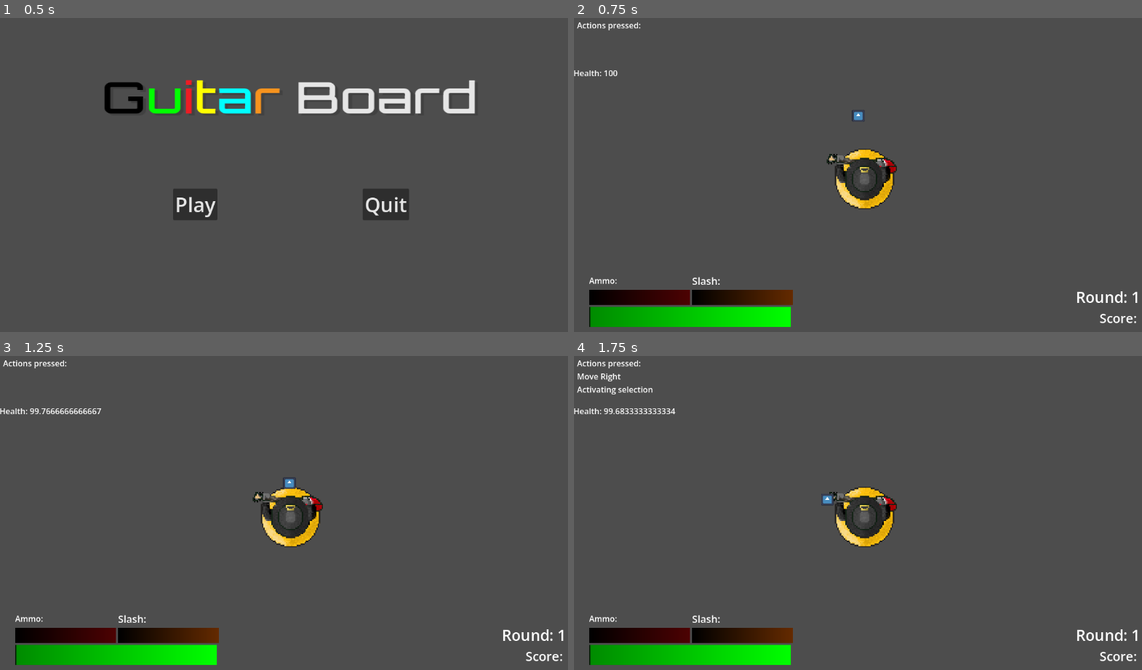
Above: before the commit, frames 1-4 (two rows, left to right).
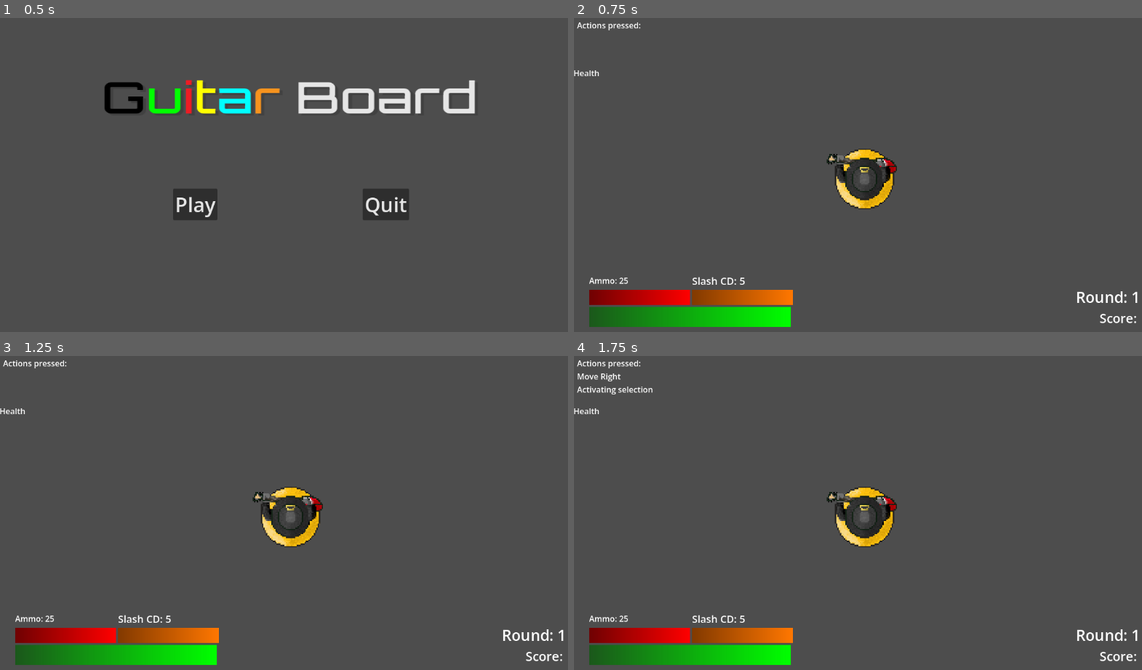
Above: after the commit, the same moments.

Repository: Rhyslan/GuitarBoard_Game
Game: Godot game, scene res://scenes/title/title_screen.tscn
Same seed, same stepped clock (60 frames per second), same inputs: the game is played once before the commit and once after it. The engine's default icon, where the game draws it, is replaced by a stand-in: a white triangle on a blue panel in a dark square.
Inputs:
- Up to frame 1 (0.5 s): no input
- Up to frame 2 (0.75 s): click "Play" at 0.5 s
- Up to frame 3 (1.25 s): no input
- Up to frame 4 (1.75 s): hold D (Right) from 1.28 s (still down); hold Left (Attack) from 1.28 s (still down); tap Space (Jump) at 1.52 s; tap 2 (Beam) at 1.55 s

Frame 1 is identical in both runs. In frame 2, 3.0% of the frame differs, in the area x 2-52%, y 16-99%; in frame 3, 3.2%, in the area x 2-53%, y 16-99%; in frame 4, 3.2%.

Commit message:
Minor fixes and UI integration

Diff:
--- a/guitar-board/entities/enemies/enemies.gd
+++ b/guitar-board/entities/enemies/enemies.gd
@@ -1,14 +1,15 @@
-extends CharacterBody2D
+class_name Mob extends CharacterBody2D
 # EnemyLogic all here, use as script for all enemies
 # Change variables (hp, etc) for individual enemies
 
-# health = hits to die
 @export var health := 2.0
 @export var dmg_per_sec := 1.0
 
-@onready var player = get_node("/root/Test/Player")
+@onready var player := get_node("/root/Test/Player")
+
+
 #follows player position
-func _physics_process(delta):
+func _physics_process(delta: float):
 	var direction = global_position.direction_to(player.global_position)
 	velocity = direction * 300.0
 	move_and_slide()
--- a/guitar-board/entities/player/beam.gd
+++ b/guitar-board/entities/player/beam.gd
@@ -1,4 +1,4 @@
-extends ShapeCast2D
+class_name Beam extends ShapeCast2D
 
 @export var dmg_per_sec := 1.0
 
--- a/guitar-board/entities/player/bullet.gd
+++ b/guitar-board/entities/player/bullet.gd
@@ -1,6 +1,6 @@
-extends Area2D
+class_name Bullet extends Area2D
 
-@export var speed = 750
+@export var speed := 750
 
 func _physics_process(delta: float) -> void:
 	position -= transform.y * speed * delta
--- a/guitar-board/entities/player/player.gd
+++ b/guitar-board/entities/player/player.gd
@@ -1,35 +1,73 @@
-extends CharacterBody2D
+class_name Player extends CharacterBody2D
 
 
-@export var Bullet : PackedScene
+@export var ui: GameUI
+@export var max_health := 100.0
 
-# Movement
-@export var speed = 400.0
-@export var rot_speed = 5.0
-var rot_vel = 0
-var health = 100
+@export_category("Movement")
+@export var speed := 400.0
+@export var rot_speed := 5.0
 
-# Actions
-var selectedActions = {
+@export_category("Actions")
+@export var max_bullet_count := 25
+@export var max_beam_amount := 100
+@export var beam_deplete_rate := 5
+@export var beam_refill_rate := 2
+@export var slash_cooldown := 5
+@export var dash_cooldown := 2
+@export var max_shield_amount := 100
+@export var shield_deplete_rate := 5
+@export var shield_refill_rate := 2
+
+var rot_vel := 0.0
+var health := max_health
+var selectedActions := {
 	"gun": false,
 	"beam": false,
 	"slash": false,
 	"dash": false,
 	"shield": false
 }
-@export var gun_amount = 25
-@export var beam_amount = 50
-@export var beam_deplete_rate = 5
-@export var beam_refill_rate = 2
-@export var slash_cooldown = 5
-@export var dash_cooldown = 2
-@export var shield_amount = 20
-@export var shield_deplete_rate = 5
-@export var shield_refill_rate = 2
 
-@onready var slash_area = $Slash
+var reloading := false
+var beam_state := "refil"
 
-func get_input():
+@onready var bullets_remaining: float = max_bullet_count
+@onready var beam_remaining: float = max_beam_amount
+@onready var shield_remaining: float = max_shield_amount
+@onready var bullet := preload("res://entities/player/bullet.tscn")
+@onready var beam := $Beam
+@onready var slash := $Slash
+@onready var attack_spawn := $AttackSpawn
+
+
+func _ready() -> void:
+	ui.set_max_values(max_health, max_shield_amount, max_beam_amount)
+
+
+func _physics_process(delta: float) -> void:
+	ui.update_display(health, round(bullets_remaining), beam_remaining, shield_remaining, slash_cooldown)
+	get_input(delta)
+	move_and_slide()
+
+	if reloading:
+		if bullets_remaining < max_bullet_count:
+			bullets_remaining += 5 * delta
+
+		if bullets_remaining >= max_bullet_count:
+			reloading = false
+
+	#everything the player hits
+	for i in get_slide_collision_count():
+		var collision = get_slide_collision(i)
+		var collider = collision.get_collider()
+
+		if collider.get_class() == "CharacterBody2D":
+				if (collider as CharacterBody2D).is_in_group("mobs"):
+					get_hit(collider.dmg_per_sec * delta)
+
+
+func get_input(delta: float):
 	# Rotation
 	rot_vel = Input.get_axis("Spin Left", "Spin Right")
 	rotation += deg_to_rad(rot_vel * rot_speed)
@@ -44,41 +82,74 @@
 	selectedActions["slash"] = Input.is_action_pressed("Slash")
 	selectedActions["dash"] = Input.is_action_pressed("Dash")
 	selectedActions["shield"] = Input.is_action_pressed("Shield")
+
 	if Input.is_action_just_pressed("Jump"):
 		jump()
+
 	if Input.is_action_just_pressed("Reload"):
-		reload()
+		reloading = true
 
 	if Input.is_action_just_pressed("Attack"):
 		if selectedActions["gun"]:
-			gun()
+			shoot()
 		if selectedActions["slash"]:
-			slash()
+			do_slash()
 		if selectedActions["dash"]:
 			dash()
+
 	if Input.is_action_pressed("Attack"):
 		if selectedActions["beam"]:
-			$Beam.set_is_casting(true)
+			beam.set_is_casting(true)
+			beam_deplete(delta)
 		else:
-			$Beam.set_is_casting(false)
+			beam.set_is_casting(false)
+			beam_refil(delta)
+
 		if selectedActions["shield"]:
 			shield()
 	else:
-		$Beam.set_is_casting(false)
+		beam.set_is_casting(false)
+		beam_refil(delta)
 
 func jump():
 	print("jumped")
 
 
-func gun():
-	var b = Bullet.instantiate()
-	self.get_parent().add_child(b)
-	b.transform = $AttackSpawn.global_transform
+func shoot():
+	if bullets_remaining > 0 and not reloading:
+		var b = bullet.instantiate()
+		self.get_parent().add_child(b)
+		b.transform = attack_spawn.global_transform
+		bullets_remaining -= 1
+
+		if bullets_remaining < 0:
+			bullets_remaining = 0
+	elif reloading:
+		# Put currently reloading warning here
+		print("currently reloading")
+	else:
+		# Put reload warning here
+		print("need to reload")
 
 
-func slash():
-	slash_area.visible = true
-	get_tree().create_timer(0.1).timeout.connect(func(): slash_area.visible = false)
+func beam_deplete(delta: float):
+	if beam_remaining > 0.0 and beam.is_casting:
+		beam_remaining -= beam_deplete_rate * delta
+
+		if beam_remaining < 0.0:
+			beam_remaining = 0.0
+
+
+func beam_refil(delta: float):
+	if beam_remaining <= max_beam_amount and not beam.is_casting:
+		beam_remaining += beam_refill_rate * delta
+
+		if beam_remaining > max_beam_amount:
+			beam_remaining = max_beam_amount
+
+
+func do_slash():
+	slash.attack()
 
 
 func dash():
@@ -87,11 +158,6 @@
 
 func shield():
 	print("holding shield")
-
-
-func reload():
-	print("Starting reload")
-
 
 
 func get_hit(health_lost):
@@ -106,17 +172,3 @@
 func game_over():
 	health = 0
 	print("Game Over!")
-
-
-func _physics_process(delta: float) -> void:
-	get_input()
-	move_and_slide()
-
-	#everything the player hits
-	for i in get_slide_collision_count():
-		var collision = get_slide_collision(i)
-		var collider = collision.get_collider()
-
-		if collider.get_class() == "CharacterBody2D":
-				if (collider as CharacterBody2D).is_in_group("mobs"):
-					get_hit(collider.dmg_per_sec * delta)
--- a/guitar-board/entities/player/slash.gd
+++ b/guitar-board/entities/player/slash.gd
@@ -1,7 +1,11 @@
-extends Area2D
+class_name Slash extends Area2D
 
+var mobs := []
 
-var mobs = []
+func _physics_process(_delta: float) -> void:
+	if visible and len(mobs) > 0:
+		for mob in mobs:
+			mob.take_damage(3)
 
 
 func _on_body_entered(body: Node2D) -> void:
@@ -14,7 +18,6 @@
 		mobs.erase(body)
 
 
-func _physics_process(delta: float) -> void:
-	if visible and len(mobs) > 0:
-		for mob in mobs:
-			mob.take_damage(3)
+func attack():
+	visible = true
+	get_tree().create_timer(0.1).timeout.connect(func(): visible = false)
--- a/guitar-board/scenes/test/spawn_timer.gd
+++ b/guitar-board/scenes/test/spawn_timer.gd
@@ -1,19 +1,18 @@
-extends Timer
+class_name SpawnTimer extends Timer
 
-var round
-# Called when the node enters the scene tree for the first time.
+@onready var round_num := 1
+
+
 func _ready():
-	round = 1
 	wait_time = 10
 
 
-# Called every frame. 'delta' is the elapsed time since the previous frame.
-func _process(delta):
-	pass
+#func _process(_delta: float):
+#	pass
 
-func _on_round_change(new_round):
-	round = new_round
-	if (11 - round) >= 1:
-		wait_time = 11 - round
+func _on_round_change(new_round: int):
+	round_num = new_round
+	if (11 - round_num) >= 1:
+		wait_time = 11 - round_num
 	else:
 		wait_time = 0.5
--- a/guitar-board/scenes/test/test.gd
+++ b/guitar-board/scenes/test/test.gd
@@ -1,18 +1,15 @@
 extends Node2D
 
-var input_list = "Actions pressed:\n"
-@onready var player = get_node("/root/Test/Player")
-var round
-var round_timer
 signal round_change(new_round)
 
-# Called when the node enters the scene tree for the first time.
-func _ready() -> void:
-	round = 1
-	round_timer = 0
+var input_list = "Actions pressed:\n"
+var mob := preload("res://entities/enemies/mob.tscn")
+
+@onready var round := 1
+@onready var round_timer := 0
+@onready var player = get_node("/root/Test/Player")
 
 
-# Called every frame. 'delta' is the elapsed time since the previous frame.
 func _process(delta: float) -> void:
 	input_list = "Actions pressed:\n"
 	# Movement
@@ -42,8 +39,8 @@
 	if Input.is_action_pressed("Reload"):
 		input_list += "Reloading\n"
 
-	$CanvasLayer/UI/Label.text = input_list
-	$CanvasLayer/UI/Health.text = "Health: " + str(player.health)
+	$"UI Canvas/UI/Label".text = input_list
+	#$CanvasLayer/UI/Health.text = "Health: " + str(player.health)
 
 	# Round timer updates, after 60 seconds round updates
 	round_timer += delta
@@ -55,13 +52,17 @@
 	# spawn path follows the player
 	# spawning always out of view
 	# random spawning anywhere on path2d rectangle
+
+
 func spawn_mob():
-	var new_mob = preload("res://entities/enemies/mob.tscn").instantiate()
+	var new_mob = mob.instantiate()
 	%PathFollow2D.progress_ratio = randf()
 	new_mob.global_position = %PathFollow2D.global_position
 	add_child(new_mob)
 
 	#connected spawner to timer
 	#change wait time in inspector for timer to increase or decrease rate
+
+
 func _on_timer_timeout():
 	spawn_mob()
--- a/guitar-board/scenes/test/test.tscn
+++ b/guitar-board/scenes/test/test.tscn
@@ -2,9 +2,56 @@
 
 [ext_resource type="Script" uid="uid://ch6mhsl4nbe4e" path="res://scenes/test/test.gd" id="1_da6vm"]
 [ext_resource type="PackedScene" uid="uid://bg6bi64miavng" path="res://entities/player/player.tscn" id="2_st4qh"]
-[ext_resource type="Script" path="res://scenes/test/ui.gd" id="3_st4qh"]
-[ext_resource type="Script" path="res://scenes/test/spawn_timer.gd" id="4_51e2l"]
-[ext_resource type="PackedScene" uid="uid://b0j21hee1km24" path="res://entities/enemies/mob.tscn" id="5_oj4i3"]
+[ext_resource type="Script" uid="uid://bhyhscjyq2jpa" path="res://scenes/test/ui.gd" id="3_st4qh"]
+[ext_resource type="Script" uid="uid://cmh6c1tpt43tt" path="res://scenes/test/spawn_timer.gd" id="4_51e2l"]
+
+[sub_resource type="Gradient" id="Gradient_51e2l"]
+colors = PackedColorArray(1, 1, 1, 1, 1, 1, 1, 1)
+
+[sub_resource type="GradientTexture2D" id="GradientTexture2D_oj4i3"]
+gradient = SubResource("Gradient_51e2l")
+width = 200
+height = 30
+
+[sub_resource type="Gradient" id="Gradient_st4qh"]
+colors = PackedColorArray(1, 1, 1, 0.19607843, 1, 1, 1, 1)
+
+[sub_resource type="GradientTexture2D" id="GradientTexture2D_1suh2"]
+gradient = SubResource("Gradient_st4qh")
+width = 200
+height = 30
+
+[sub_resource type="Gradient" id="Gradient_2ns80"]
+colors = PackedColorArray(1, 1, 1, 1, 1, 1, 1, 1)
+
+[sub_resource type="GradientTexture2D" id="GradientTexture2D_5unt0"]
+gradient = SubResource("Gradient_2ns80")
+width = 200
+height = 30
+
+[sub_resource type="Gradient" id="Gradient_saoeg"]
+colors = PackedColorArray(1, 1, 1, 0.19607843, 1, 1, 1, 1)
+
+[sub_resource type="GradientTexture2D" id="GradientTexture2D_we7ej"]
+gradient = SubResource("Gradient_saoeg")
+width = 200
+height = 30
+
+[sub_resource type="Gradient" id="Gradient_xi5sv"]
+colors = PackedColorArray(1, 1, 1, 1, 1, 1, 1, 1)
+
+[sub_resource type="GradientTexture2D" id="GradientTexture2D_2dgve"]
+gradient = SubResource("Gradient_xi5sv")
+width = 400
+height = 40
+
+[sub_resource type="Gradient" id="Gradient_x4ubh"]
+colors = PackedColorArray(1, 1, 1, 0.19607843, 1, 1, 1, 1)
+
+[sub_resource type="GradientTexture2D" id="GradientTexture2D_xm0ii"]
+gradient = SubResource("Gradient_x4ubh")
+width = 400
+height = 40
 
 [sub_resource type="Curve2D" id="Curve2D_st4qh"]
 _data = {
@@ -12,82 +59,12 @@
 }
 point_count = 11
 
-[sub_resource type="Gradient" id="Gradient_51e2l"]
-
-[sub_resource type="GradientTexture2D" id="GradientTexture2D_oj4i3"]
-gradient = SubResource("Gradient_51e2l")
-width = 200
-height = 30
-
-[sub_resource type="Gradient" id="Gradient_st4qh"]
-offsets = PackedFloat32Array(0, 0.023316063, 1)
-colors = PackedColorArray(0, 0, 0, 1, 0.81088084, 0.81088084, 0.81088084, 1, 1, 1, 1, 1)
-
-[sub_resource type="GradientTexture2D" id="GradientTexture2D_1suh2"]
-gradient = SubResource("Gradient_st4qh")
-width = 200
-height = 30
-
-[sub_resource type="Gradient" id="Gradient_2ns80"]
-
-[sub_resource type="GradientTexture2D" id="GradientTexture2D_5unt0"]
-gradient = SubResource("Gradient_2ns80")
-width = 200
-height = 30
-
-[sub_resource type="Gradient" id="Gradient_saoeg"]
-
-[sub_resource type="GradientTexture2D" id="GradientTexture2D_we7ej"]
-gradient = SubResource("Gradient_saoeg")
-width = 200
-height = 30
-
-[sub_resource type="Gradient" id="Gradient_xi5sv"]
-
-[sub_resource type="GradientTexture2D" id="GradientTexture2D_2dgve"]
-gradient = SubResource("Gradient_xi5sv")
-width = 400
-height = 40
-
-[sub_resource type="Gradient" id="Gradient_x4ubh"]
-offsets = PackedFloat32Array(0, 0.0077720205, 1)
-colors = PackedColorArray(0, 0, 0, 1, 0.5466321, 0.5466321, 0.5466321, 1, 1, 1, 1, 1)
-
-[sub_resource type="GradientTexture2D" id="GradientTexture2D_xm0ii"]
-gradient = SubResource("Gradient_x4ubh")
-width = 400
-height = 40
-
 [node name="Test" type="Node2D" unique_id=1115389140]
 script = ExtResource("1_da6vm")
 
-[node name="CanvasLayer2" type="CanvasLayer" parent="." unique_id=976736944]
-layer = -30
-
-[node name="ColorRect" type="ColorRect" parent="CanvasLayer2" unique_id=1070211585]
-visible = false
-offset_top = 4.0
-offset_right = 3120.0
-offset_bottom = 1706.0
-color = Color(0, 0, 0, 1)
-
-[node name="Player" parent="." unique_id=2057214509 instance=ExtResource("2_st4qh")]
-position = Vector2(1482, 901)
-platform_floor_layers = 4294901760
-
-[node name="Path2D" type="Path2D" parent="Player" unique_id=2075246612]
-position = Vector2(-620, -158)
-curve = SubResource("Curve2D_st4qh")
-
-[node name="PathFollow2D" type="PathFollow2D" parent="Player/Path2D" unique_id=1428995615]
-unique_name_in_owner = true
-position = Vector2(296.9326, 1100.0106)
-rotation = 3.1266348
-progress = 7238.3647
-
-[node name="CanvasLayer" type="CanvasLayer" parent="." unique_id=290768885]
-
-[node name="UI" type="Control" parent="CanvasLayer" unique_id=1087382895]
+[node name="UI Canvas" type="CanvasLayer" parent="." unique_id=290768885]
+
+[node name="UI" type="Control" parent="UI Canvas" unique_id=1087382895]
 layout_mode = 3
 anchors_preset = 15
 anchor_right = 1.0
@@ -98,7 +75,7 @@
 size_flags_vertical = 3
 script = ExtResource("3_st4qh")
 
-[node name="Label" type="Label" parent="CanvasLayer/UI" unique_id=655064835]
+[node name="Label" type="Label" parent="UI Canvas/UI" unique_id=655064835]
 layout_mode = 1
 anchors_preset = 15
 anchor_right = 1.0
@@ -110,7 +87,7 @@
 grow_horizontal = 2
 grow_vertical = 2
 
-[node name="Health" type="Label" parent="CanvasLayer/UI" unique_id=419913043]
+[node name="Health" type="Label" parent="UI Canvas/UI" unique_id=419913043]
 layout_mode = 0
 offset_left = -1.0
 offset_top = 102.0
@@ -118,7 +95,7 @@
 offset_bottom = 125.0
 text = "Health"
 
-[node name="Resources" type="MarginContainer" parent="CanvasLayer/UI" unique_id=591660455]
+[node name="Resources" type="MarginContainer" parent="UI Canvas/UI" unique_id=591660455]
 layout_mode = 1
 anchors_preset = 2
 anchor_top = 1.0
@@ -129,42 +106,44 @@
 theme_override_constants/margin_left = 30
 theme_override_constants/margin_bottom = 30
 
-[node name="VBoxContainer" type="VBoxContainer" parent="CanvasLayer/UI/Resources" unique_id=317080268]
+[node name="VBoxContainer" type="VBoxContainer" parent="UI Canvas/UI/Resources" unique_id=317080268]
 layout_mode = 2
 alignment = 2
 
-[node name="HBoxGunSlash" type="HBoxContainer" parent="CanvasLayer/UI/Resources/VBoxContainer" unique_id=1816232432]
-layout_mode = 2
-
-[node name="Ammo" type="Label" parent="CanvasLayer/UI/Resources/VBoxContainer/HBoxGunSlash" unique_id=1057865712]
+[node name="HBoxGunSlash" type="HBoxContainer" parent="UI Canvas/UI/Resources/VBoxContainer" unique_id=1816232432]
+layout_mode = 2
+
+[node name="Ammo" type="Label" parent="UI Canvas/UI/Resources/VBoxContainer/HBoxGunSlash" unique_id=1057865712]
 layout_mode = 2
 size_flags_horizontal = 3
 text = "Ammo: "
 
-[node name="SlashCD" type="Label" parent="CanvasLayer/UI/Resources/VBoxContainer/HBoxGunSlash" unique_id=37117989]
+[node name="SlashCD" type="Label" parent="UI Canvas/UI/Resources/VBoxContainer/HBoxGunSlash" unique_id=37117989]
 layout_mode = 2
 size_flags_horizontal = 3
 theme_override_font_sizes/font_size = 20
 text = "Slash: "
 
-[node name="HBoxBeamShield" type="HBoxContainer" parent="CanvasLayer/UI/Resources/VBoxContainer" unique_id=1722619213]
-layout_mode = 2
-
-[node name="BeamBar" type="TextureProgressBar" parent="CanvasLayer/UI/Resources/VBoxContainer/HBoxBeamShield" unique_id=331659241]
-layout_mode = 2
+[node name="HBoxBeamShield" type="HBoxContainer" parent="UI Canvas/UI/Resources/VBoxContainer" unique_id=1722619213]
+layout_mode = 2
+
+[node name="BeamBar" type="TextureProgressBar" parent="UI Canvas/UI/Resources/VBoxContainer/HBoxBeamShield" unique_id=331659241]
+layout_mode = 2
+value = 100.0
 texture_under = SubResource("GradientTexture2D_oj4i3")
 texture_progress = SubResource("GradientTexture2D_1suh2")
 tint_under = Color(0.30106175, 0.0077020964, 0.010997816, 1)
 tint_progress = Color(1, 0, 0, 1)
 
-[node name="ShieldBar" type="TextureProgressBar" parent="CanvasLayer/UI/Resources/VBoxContainer/HBoxBeamShield" unique_id=905245998]
-layout_mode = 2
+[node name="ShieldBar" type="TextureProgressBar" parent="UI Canvas/UI/Resources/VBoxContainer/HBoxBeamShield" unique_id=905245998]
+layout_mode = 2
+value = 100.0
 texture_under = SubResource("GradientTexture2D_5unt0")
 texture_progress = SubResource("GradientTexture2D_we7ej")
 tint_under = Color(0.39255267, 0.16630164, 0, 1)
 tint_progress = Color(1, 0.46666667, 0, 1)
 
-[node name="HealthBar" type="TextureProgressBar" parent="CanvasLayer/UI/Resources/VBoxContainer" unique_id=1049492044]
+[node name="HealthBar" type="TextureProgressBar" parent="UI Canvas/UI/Resources/VBoxContainer" unique_id=1049492044]
 layout_mode = 2
 size_flags_vertical = 8
 value = 100.0
@@ -173,7 +152,7 @@
 tint_under = Color(0.13333334, 0.18431373, 0.13333334, 1)
 tint_progress = Color(0, 1, 0, 1)
 
-[node name="RoundScore" type="MarginContainer" parent="CanvasLayer/UI" unique_id=1057937348]
+[node name="RoundScore" type="MarginContainer" parent="UI Canvas/UI" unique_id=1057937348]
 layout_mode = 1
 anchors_preset = 3
 anchor_left = 1.0
@@ -187,20 +166,45 @@
 theme_override_constants/margin_right = 30
 theme_override_constants/margin_bottom = 30
 
-[node name="VBoxContainer" type="VBoxContainer" parent="CanvasLayer/UI/RoundScore" unique_id=386210555]
+[node name="VBoxContainer" type="VBoxContainer" parent="UI Canvas/UI/RoundScore" unique_id=386210555]
 layout_direction = 3
 layout_mode = 2
 alignment = 2
 
-[node name="Round" type="Label" parent="CanvasLayer/UI/RoundScore/VBoxContainer" unique_id=195826847]
+[node name="Round" type="Label" parent="UI Canvas/UI/RoundScore/VBoxContainer" unique_id=195826847]
 layout_mode = 2
 theme_override_font_sizes/font_size = 30
 text = "Round: "
 
-[node name="Score" type="Label" parent="CanvasLayer/UI/RoundScore/VBoxContainer" unique_id=1118834756]
+[node name="Score" type="Label" parent="UI Canvas/UI/RoundScore/VBoxContainer" unique_id=1118834756]
 layout_mode = 2
 theme_override_font_sizes/font_size = 25
 text = "Score: "
+
+[node name="BG Canvas" type="CanvasLayer" parent="." unique_id=976736944]
+layer = -30
+
+[node name="ColorRect" type="ColorRect" parent="BG Canvas" unique_id=1070211585]
+visible = false
+offset_top = 4.0
+offset_right = 3120.0
+offset_bottom = 1706.0
+color = Color(0, 0, 0, 1)
+
+[node name="Player" parent="." unique_id=2057214509 node_paths=PackedStringArray("ui") instance=ExtResource("2_st4qh")]
+position = Vector2(1482, 901)
+platform_floor_layers = 4294901760
+ui = NodePath("../UI Canvas/UI")
+
+[node name="Path2D" type="Path2D" parent="Player" unique_id=2075246612]
+position = Vector2(-620, -158)
+curve = SubResource("Curve2D_st4qh")
+
+[node name="PathFollow2D" type="PathFollow2D" parent="Player/Path2D" unique_id=1428995615]
+unique_name_in_owner = true
+position = Vector2(296.9326, 1100.0106)
+rotation = 3.1266348
+progress = 7238.3647
 
 [node name="Timer" type="Timer" parent="." unique_id=1950464140]
 wait_time = 2.0
@@ -210,9 +214,6 @@
 autostart = true
 script = ExtResource("4_51e2l")
 
-[node name="Mob" parent="." unique_id=409378065 instance=ExtResource("5_oj4i3")]
-position = Vector2(1460, 700)
-
-[connection signal="round_change" from="." to="CanvasLayer/UI" method="_on_test_round_change"]
+[connection signal="round_change" from="." to="UI Canvas/UI" method="_on_test_round_change"]
 [connection signal="round_change" from="." to="SpawnTimer" method="_on_round_change"]
 [connection signal="timeout" from="SpawnTimer" to="." method="_on_timer_timeout"]
--- a/guitar-board/scenes/test/ui.gd
+++ b/guitar-board/scenes/test/ui.gd
@@ -1,32 +1,39 @@
-extends Control
+class_name GameUI extends Control
 
 # Resource variables
-var health_bar
-var shield_bar
-var beam_bar
-var ammo_count
-var slash_cd
+@onready var health_bar: TextureProgressBar = $Resources/VBoxContainer/HealthBar
+@onready var ammo_count: Label = $Resources/VBoxContainer/HBoxGunSlash/Ammo
+@onready var beam_bar: TextureProgressBar = $Resources/VBoxContainer/HBoxBeamShield/BeamBar
+@onready var slash_cd: Label = $Resources/VBoxContainer/HBoxGunSlash/SlashCD
+@onready var shield_bar: TextureProgressBar = $Resources/VBoxContainer/HBoxBeamShield/ShieldBar
 
 # Round and Score variables
-var round_tracker
-var score_tracker
+@onready var round_tracker: Label = $RoundScore/VBoxContainer/Round
+@onready var score_tracker: Label = $RoundScore/VBoxContainer/Score
 
-# Called when the node enters the scene tree for the first time.
+
 func _ready():
-	# Get the resource nodes to prepare to change their values
-	health_bar = get_node("Resources/VBoxContainer/HealthBar")
-	shield_bar = get_node("Resources/VBoxContainer/HBoxBeamShield/ShieldBar")
-	beam_bar = get_node("Resources/VBoxContainer/HBoxBeamShield/BeamBar")
-	ammo_count = get_node("Resources/VBoxContainer/HBoxGunSlash/Ammo")
-	slash_cd = get_node("Resources/VBoxContainer/HBoxGunSlash/SlashCD")
-
-	round_tracker = get_node("RoundScore/VBoxContainer/Round")
 	round_tracker.text = "Round: 1"
 
+
 # TODO: Change UI values to match game values, i.e. health_bar.value = Player Health
-# Called every frame. 'delta' is the elapsed time since the previous frame.
-func _process(delta):
-	pass
+#func _process(delta):
+#	pass
 
-func _on_test_round_change(new_round):
+
+func _on_test_round_change(new_round: int):
 	round_tracker.text = "Round: " + str(new_round)
+
+
+func set_max_values(health: float, beam: float, shield: float):
+	health_bar.max_value = health
+	beam_bar.max_value = beam
+	shield_bar.max_value = shield
+
+
+func update_display(health: int, bullet_count: int, beam_value: float, shield_value: float, slash_val: int):
+	health_bar.value = health
+	ammo_count.text = "Ammo: %s" % str(bullet_count)
+	beam_bar.value = beam_value
+	shield_bar.value = shield_value
+	slash_cd.text = "Slash CD: %s" % str(slash_val)
--- a/guitar-board/scenes/title/title_screen.gd
+++ b/guitar-board/scenes/title/title_screen.gd
@@ -1,18 +1,17 @@
 extends MarginContainer
 
-var play_button
-var quit_button
+@onready var play_button := $VBoxContainer/HBoxContainer/CenterContainer/PlayButton
+@onready var quit_button := $VBoxContainer/HBoxContainer/CenterContainer2/QuitButton
 
-# Called when the node enters the scene tree for the first time.
+
 func _ready():
-	play_button = get_node("VBoxContainer/HBoxContainer/CenterContainer/PlayButton")
-	quit_button = get_node("VBoxContainer/HBoxContainer/CenterContainer2/QuitButton")
-
 	play_button.pressed.connect(_play_pressed)
 	quit_button.pressed.connect(_quit_pressed)
+
 
 func _play_pressed():
 	get_tree().change_scene_to_file("res://scenes/test/test.tscn")
 
+
 func _quit_pressed():
 	get_tree().quit()
